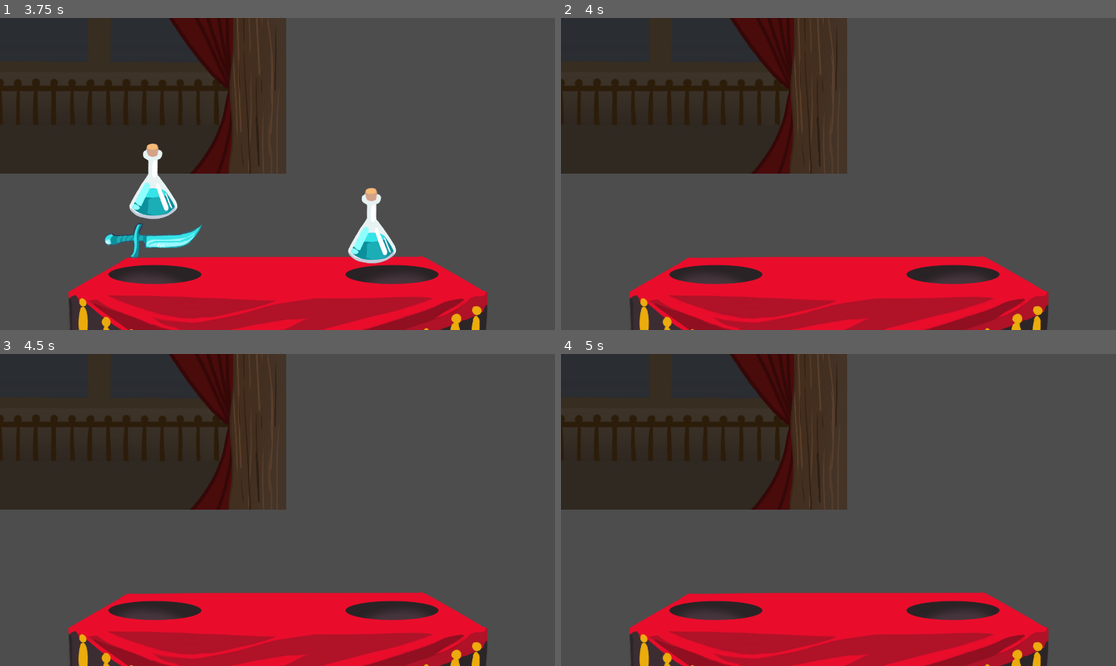
Above: before the commit, frames 1-4 (two rows, left to right).
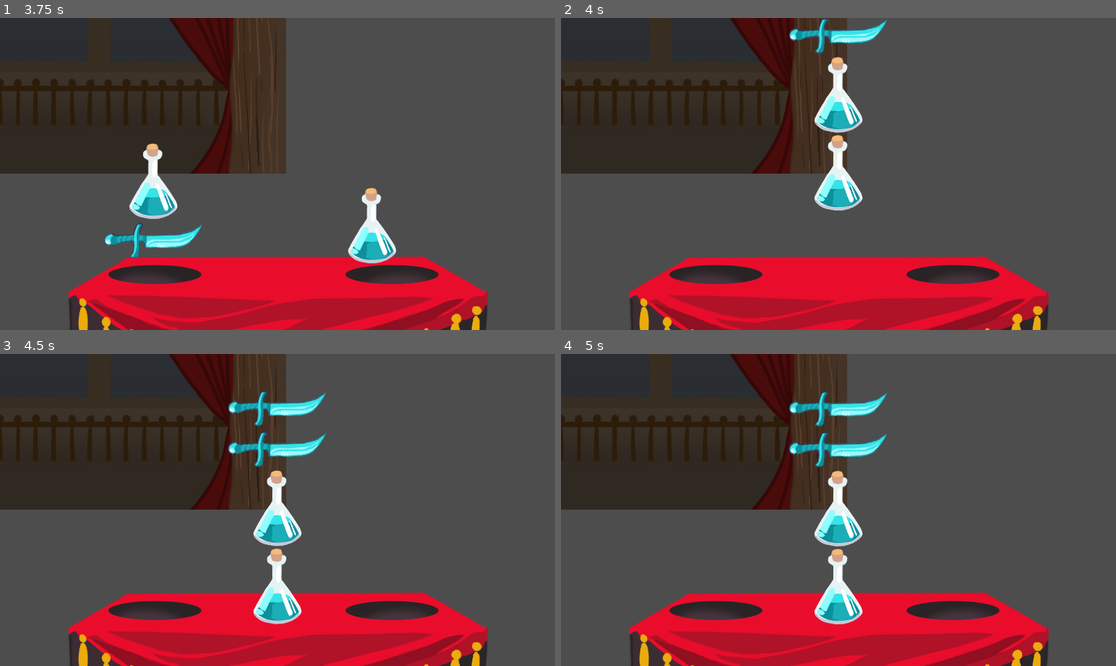
Above: after the commit, the same moments.

Repository: entityJY/wizard-sorting
Game: Godot game, scene res://levels/level_1/level_1.tscn
The game is run twice, just before and just after one commit, with the same random seed, the same clock (stepped at 60 frames per second) and the same inputs. The project has no main scene, so this scene is started directly.
Inputs:
- Up to frame 1 (3.75 s): hold Right (right) 0.53-1.28 s; hold Down (down) 1.28-2.03 s; tap Enter at 2 s; hold Right (right) 2.03-3.53 s; tap Space at 3.5 s; hold Left (left) from 3.53 s (still down)
- Up to frame 2 (4 s): keep holding Left (left)
- Up to frame 3 (4.5 s): keep holding Left (left)
- Up to frame 4 (5 s): keep holding Left (left)

Frame 1 is identical in both runs. In frame 2, 2.9% of the frame differs, in the area x 41-59%, y 0-62%; in frame 3, 3.6%; in frame 4, 3.6%, in the area x 41-59%, y 12-87%.

Commit message:
Completed timed_level

Diff:
--- a/levels/level.gd
+++ b/levels/level.gd
@@ -13,17 +13,20 @@
 var left_target: Vector2
 var right_target: Vector2
 
-@export var stack_timer: Timer
-
 var between_stacks: bool = false
 
 signal stack_sorted(score: int)
 var total_score: int = 0
-signal level_complete(total_score: int)
+signal level_complete(total_score: int, completed_all_stacks: bool)
+
+
+var TIME_BETWEEN_STACKS = .25
+
+var start_next_stack = true
 
 
 func _ready():
-	start_level()
+	start_stack()
 
 func _process(_delta):
 
@@ -126,13 +129,14 @@
 			if Item.Attributes.DISCARD in item.attributes:
 				score += 1
 
-	stack_timer.start()
+	if start_next_stack:
+		get_tree().create_timer(TIME_BETWEEN_STACKS).timeout.connect(_on_stack_timer_timeout)
 	total_score += score
 	stack_sorted.emit(score)
 	between_stacks = true
 
 
-func start_level():
+func start_stack():
 	between_stacks = false
 
 	# reset target_positions
@@ -185,8 +189,8 @@
 
 	# start next stack or complete level
 	if not stacks.is_empty():
-		start_level()
+		start_stack()
 	else:
-		level_complete.emit(total_score)
+		level_complete.emit(total_score, true)
 		print("Level Complete! Total Score: ")
 		print(total_score)
--- a/levels/level_1/level_1.tscn
+++ b/levels/level_1/level_1.tscn
@@ -24,14 +24,9 @@
 item_stack = Array[ExtResource("2_45440")]([SubResource("Resource_qbdb0"), ExtResource("3_j48du"), ExtResource("9_lwxes"), ExtResource("9_lwxes")])
 metadata/_custom_type_script = "uid://b3t2d1rtlp32f"
 
-[node name="Level1" type="Node2D" node_paths=PackedStringArray("stack_timer")]
+[node name="Level1" type="Node2D"]
 script = ExtResource("1_k1ttk")
-stacks = Array[ExtResource("5_8jbay")]([SubResource("Resource_hyp3v")])
-stack_timer = NodePath("StackTimer")
-
-[node name="StackTimer" type="Timer" parent="."]
-wait_time = 0.25
-one_shot = true
+stacks = Array[ExtResource("5_8jbay")]([SubResource("Resource_hyp3v"), SubResource("Resource_hyp3v")])
 
 [node name="ItemStack" type="Node2D" parent="."]
 position = Vector2(-1, 400)
@@ -59,5 +54,3 @@
 
 [node name="Sprite2D" type="Sprite2D" parent="ParallaxBackground"]
 texture = ExtResource("8_j48du")
-
-[connection signal="timeout" from="StackTimer" to="." method="_on_stack_timer_timeout"]
--- /dev/null
+++ b/levels/level_1/level_1_timed.tscn
@@ -0,0 +1,61 @@
+[gd_scene load_steps=14 format=3 uid="uid://inf8gbumyl51"]
+
+[ext_resource type="Script" uid="uid://bgjq2kb615dxg" path="res://levels/timed_level.gd" id="1_u2lc4"]
+[ext_resource type="Script" uid="uid://b3t2d1rtlp32f" path="res://resources/item_stack.gd" id="2_jnnsc"]
+[ext_resource type="Script" uid="uid://drjgkm8r1ypcg" path="res://items/basic_item.gd" id="3_ojoix"]
+[ext_resource type="Script" uid="uid://5vfpq1c3oeq8" path="res://resources/effects/basic_effect.gd" id="4_3pelw"]
+[ext_resource type="Resource" uid="uid://b18jmcb5bt05j" path="res://resources/effects/confusion_timed_on_active.tres" id="5_vhyob"]
+[ext_resource type="Texture2D" uid="uid://cpl3twwukqr3v" path="res://assets/blue knife.png" id="6_1kffx"]
+[ext_resource type="Resource" uid="uid://dxgdjwptdx0cn" path="res://items/blue_knife.tres" id="7_ktmi4"]
+[ext_resource type="Resource" uid="uid://b6wciwk4136me" path="res://items/blue_potion.tres" id="8_53bok"]
+[ext_resource type="Texture2D" uid="uid://dxcmrshjxkgjk" path="res://assets/table front.png" id="9_y5tyb"]
+[ext_resource type="Texture2D" uid="uid://b5f7roo05aq48" path="res://assets/table base.png" id="10_js815"]
+[ext_resource type="Texture2D" uid="uid://07t0yhbsmgo2" path="res://Backgrounds/background2.png" id="11_ghv7w"]
+
+[sub_resource type="Resource" id="Resource_qbdb0"]
+resource_local_to_scene = true
+script = ExtResource("3_ojoix")
+effects = Array[ExtResource("4_3pelw")]([ExtResource("5_vhyob")])
+sprite = ExtResource("6_1kffx")
+metadata/_custom_type_script = "uid://drjgkm8r1ypcg"
+
+[sub_resource type="Resource" id="Resource_hyp3v"]
+script = ExtResource("2_jnnsc")
+item_stack = Array[ExtResource("3_ojoix")]([SubResource("Resource_qbdb0"), ExtResource("7_ktmi4"), ExtResource("8_53bok"), ExtResource("8_53bok")])
+metadata/_custom_type_script = "uid://b3t2d1rtlp32f"
+
+[node name="Level1" type="Node2D" node_paths=PackedStringArray("level_timer")]
+script = ExtResource("1_u2lc4")
+level_time = 5.0
+setup_time = 2.0
+level_timer = NodePath("LevelTimer")
+stacks = Array[ExtResource("2_jnnsc")]([SubResource("Resource_hyp3v"), SubResource("Resource_hyp3v")])
+
+[node name="LevelTimer" type="Timer" parent="."]
+
+[node name="ItemStack" type="Node2D" parent="."]
+position = Vector2(-1, 400)
+
+[node name="LeftStack" type="Node2D" parent="."]
+position = Vector2(-430, 300)
+
+[node name="RightStack" type="Node2D" parent="."]
+position = Vector2(431, 300)
+
+[node name="Camera2D" type="Camera2D" parent="."]
+
+[node name="InstantiatedItems" type="Node" parent="."]
+
+[node name="TableFront" type="Sprite2D" parent="."]
+top_level = true
+position = Vector2(4.5, 394.5)
+texture = ExtResource("9_y5tyb")
+
+[node name="TableBase" type="Sprite2D" parent="."]
+position = Vector2(4.5, 394.5)
+texture = ExtResource("10_js815")
+
+[node name="ParallaxBackground" type="ParallaxBackground" parent="."]
+
+[node name="Sprite2D" type="Sprite2D" parent="ParallaxBackground"]
+texture = ExtResource("11_ghv7w")
--- /dev/null
+++ b/levels/timed_level.gd
@@ -0,0 +1,41 @@
+extends Level
+class_name TimedLevel
+
+
+enum TimedLevelStage {
+    SETUP,
+    PLAYING,
+    FINISHED,
+}
+
+@export var level_time: float
+## Time between level load and actual playing of the level
+@export var setup_time: float
+var level_started: TimedLevelStage = TimedLevelStage.SETUP
+@export var level_timer: Timer
+
+
+func _ready():
+    get_tree().create_timer(setup_time).timeout.connect(start_level)
+    level_timer.timeout.connect(level_timer_timeout)
+    level_complete.connect(on_level_end)
+
+func _process(delta):
+    if level_started == TimedLevelStage.PLAYING:
+        super(delta)
+
+func start_level() -> void:
+    start_stack()
+    level_started = TimedLevelStage.PLAYING
+    level_timer.start(level_time)
+
+func level_timer_timeout() -> void:
+    start_next_stack = false
+    calculate_score()
+    print("Level Complete! Total Score: ")
+    print(total_score)
+    level_complete.emit(total_score, false)
+
+func on_level_end(_total_score, _completed_stacks) -> void:
+    level_timer.stop()
+    level_started = TimedLevelStage.FINISHED
--- a/scenes/item_scene.gd
+++ b/scenes/item_scene.gd
@@ -35,5 +35,4 @@
 
 # creates a timer for use with timed effects
 func _start_effect_timer(duration: float, effect: TimedEffect):
-	var timer = get_tree().create_timer(duration)
-	timer.timeout.connect(effect.timer_end)
+	get_tree().create_timer(duration).timeout.connect(effect.timer_end)
Not shown, added: levels/timed_level.gd.uid
